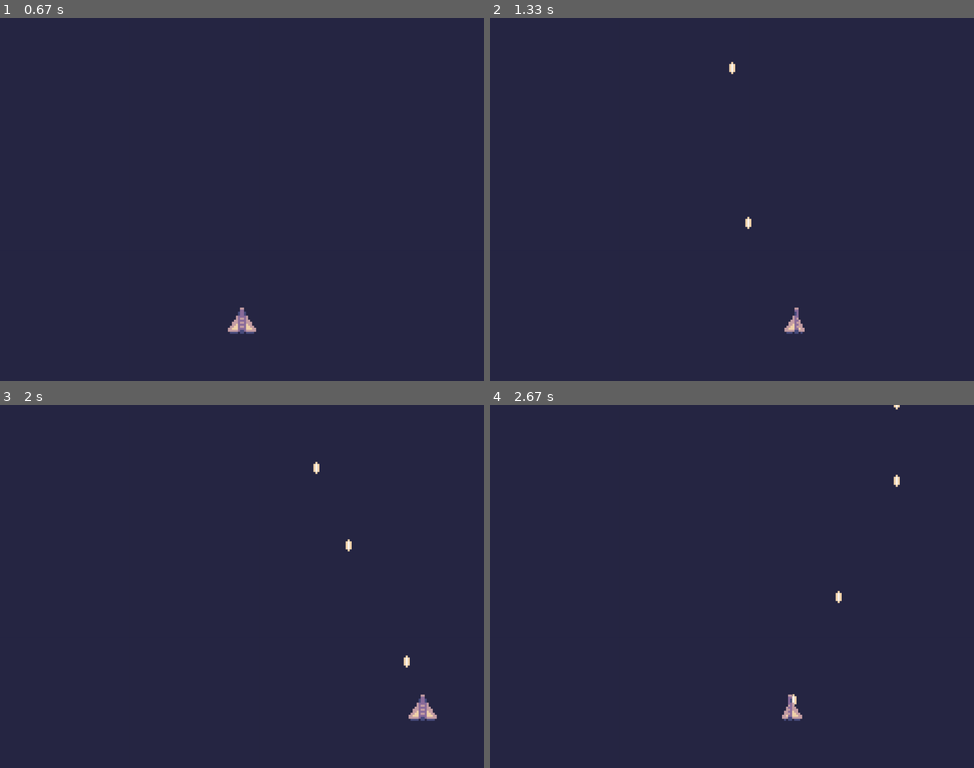
Above: before the commit, frames 1-4 (two rows, left to right).
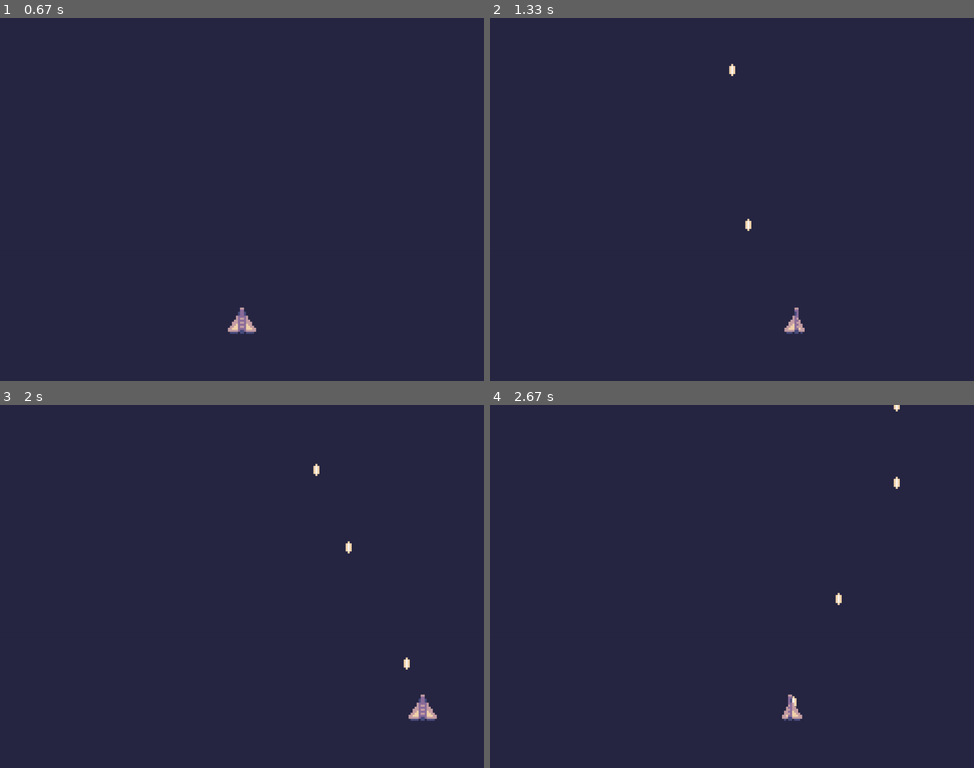
Above: after the commit, the same moments.

Repository: malaeng/12SDD-AT3
Game: pygame game, started from main.py
Two runs of this game, one before a commit and one after it. Both use one fixed random seed, a clock stepped at 60 frames per second and the inputs below.
Inputs (mouse positions are in pixels of both pictures, inside the frame that each line leads up to):
- Up to frame 1 (0.67 s): click (242, 163) at 0.38 s
- Up to frame 2 (1.33 s): tap Space at 0.67, 1.07 s; hold Right from 1 s (still down)
- Up to frame 3 (2 s): tap Space at 1.37, 1.57, 1.87 s; release Right at 1.47 s; hold Right 1.5-1.97 s
- Up to frame 4 (2.67 s): hold Left 2-2.53 s; tap Space at 2.07, 2.37, 2.63 s; hold Left from 2.57 s (still down)

Frame 1 is identical in both runs. In frame 2, less than 0.1% of the frame differs, in the area x 49-54%, y 12-59%; in frame 3, less than 0.1%; in frame 4, less than 0.1%, in the area x 62-85%, y 0-84%.

Commit message:
started adding audio

Diff:
--- a/main.py
+++ b/main.py
@@ -29,11 +29,13 @@
             colour = '#fbf5ef',
             alpha = 200,
             title = "Game Paused",
-            buttons = ["Continue", "Options", "Quit"]
+            buttons = ["Continue", "Options", "Quit to Menu"]
             )
 
         # Fonts
         self.font = pygame.font.Font('graphics/pixeled.ttf', 20)
+
+
 
         # Game
         self.game_running = False
@@ -94,6 +96,7 @@
     clock = pygame.time.Clock()
     game = Game()
 
+
     while True:
         for event in pygame.event.get():
             if event.type == pygame.QUIT:
--- a/menu.py
+++ b/menu.py
@@ -5,6 +5,7 @@
         super().__init__((width, height))
         self.on_click_function = on_click_function
         self.already_pressed = False
+        self.already_hovered = False
 
         self.font = pygame.font.Font('graphics/pixeled.ttf', 10)
 
@@ -17,6 +18,13 @@
         self.text_surf = self.font.render(button_text, True, (20, 20, 20))
         self.text_rect = self.text_surf.get_rect(center = (self.get_width()/2, self.get_height()/2))
 
+        # Audio
+        self.click_down_SFX = pygame.mixer.Sound("audio/click_002.ogg")
+        self.click_up_SFX = pygame.mixer.Sound("audio/click_003.ogg")
+
+        self.hover_SFX = pygame.mixer.Sound('audio/glass_006.ogg')
+        self.hover_SFX.set_volume(0.1)
+
     def get_input(self, button_rect, surface, mouse_state):
         mouse_pos = pygame.mouse.get_pos()
         rel_rect = pygame.Rect((button_rect.x + surface.rect.x, button_rect.y + surface.rect.y), (button_rect.width, button_rect.height))
@@ -24,12 +32,18 @@
         self.fill(self.colours['normal'])
         if rel_rect.collidepoint(mouse_pos):
             self.fill(self.colours['hover'])
+            if not self.already_hovered: pygame.mixer.Sound.play(self.hover_SFX)
+            self.already_hovered = True
             if mouse_state == 'PRESSED':
+                if not self.already_pressed: pygame.mixer.Sound.play(self.click_down_SFX)
                 self.fill(self.colours['pressed'])
                 self.already_pressed = True
             if mouse_state == 'RELEASED' and self.already_pressed:
+                pygame.mixer.Sound.play(self.click_up_SFX)
                 self.already_pressed = False
                 return True
+        else:
+            self.already_hovered = False
 
 
     def draw_text(self):
--- a/player.py
+++ b/player.py
@@ -1,5 +1,6 @@
 import pygame
 from laser import Laser
+import random
 
 class Player(pygame.sprite.Sprite):
     def __init__(self, pos, constraint):
@@ -14,6 +15,12 @@
         self.cooldown = 150
 
         self.lasers = pygame.sprite.Group()
+
+        # Audio
+        self.laser_SFX_01 = pygame.mixer.Sound('audio/laserSmall_001.ogg')
+        self.laser_SFX_02 = pygame.mixer.Sound('audio/laserSmall_002.ogg')
+        self.laser_SFX_03 = pygame.mixer.Sound('audio/laserSmall_003.ogg')
+        self.laser_SFX_04 = pygame.mixer.Sound('audio/laserSmall_004.ogg')
 
     def get_input(self):
         # Instead of checking for key_down and key_up as in the tutorial, stores all keys as a true or false value, for if they are being pressed or not.
@@ -36,6 +43,7 @@
             self.time_shot = pygame.time.get_ticks()
 
     def shoot(self):
+        pygame.mixer.Sound.play(self.laser_SFX_01)
         self.lasers.add(Laser(self.rect.center, -16, self.rect.bottom))
 
     def recharge(self):
Binary file changed: graphics/player.png
Binary file changed: graphics/player_left.png
Binary file changed: graphics/player_right.png
Not shown, added: audio/click_002.ogg
Not shown, added: audio/click_003.ogg
Not shown, added: audio/drop_003.ogg
Not shown, added: audio/glass_002.ogg
Not shown, added: audio/glass_006.ogg
Not shown, added: audio/laserSmall_001.ogg
Not shown, added: audio/laserSmall_002.ogg
Not shown, added: audio/laserSmall_003.ogg
Not shown, added: audio/laserSmall_004.ogg
